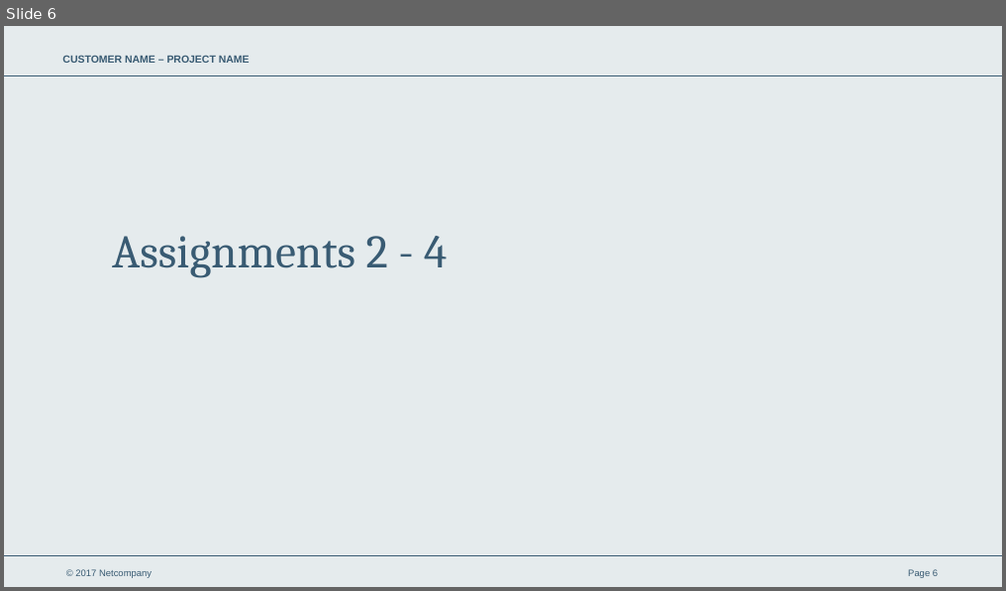
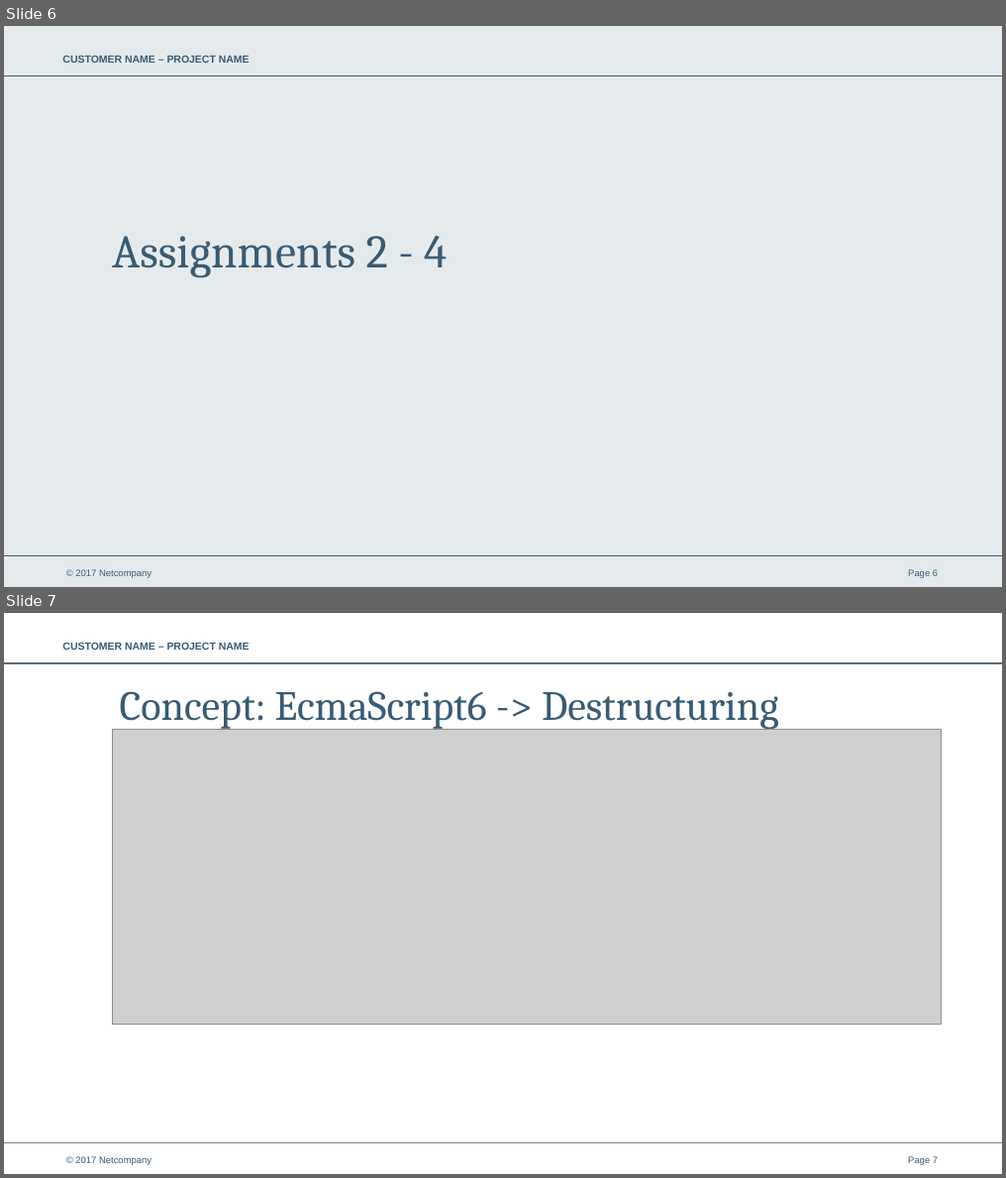
Before and after one commit to netcompanyno/tccs-frontend-assignments, a slide deck: course_material/TCCS-Frontend.pptx. Shown one above the other, each under a label of ours: slide 6 before the commit, slides 6 and 7 after it. The pictures are 1006x591 and 1006x1178 pixels, drawn with LibreOffice and Linux fonts; fonts in the diff are those of the drawing; grey boxes stand for pictures; background and template pictures are left out. Boxes give left, top, right and bottom in pixels: in the first picture for what was removed or moved away, otherwise in the second. Text is boxed around its words. In the diff, an @@ line names an element or a change of style, - is before the commit and + after.

```diff
--- a/course_material/TCCS-Frontend.pptx
+++ b/course_material/TCCS-Frontend.pptx
@@ slide 7 added at (4, 613, 1002, 1174), background #FFFFFF; not listed: 4 template elements that a slide beside it also shows @@
@@ line added from (1002, 663) to (4, 663), #7F7F7F 0.25 pt @@
@@ title added at (120, 691, 778, 730), 40 pt, text #395B73 @@
+Concept: EcmaScript6 -> Destructuring
@@ picture added at (112, 730, 941, 1025) @@
@@ line added from (1002, 1143) to (4, 1143), #808080 0.25 pt @@
```
Also in this commit, not shown: 2 slides changed, 2 other slides added.
